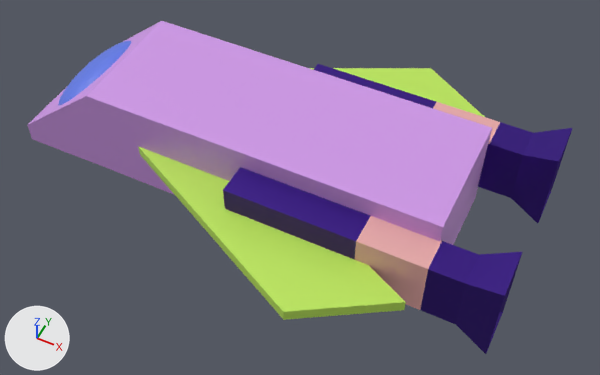
What one commit did to the FBX model src/assets/spaceship.fbx.
Both versions are drawn from a 50 mm lens placed at (5.5, -5.68, 6.54), pointed at (2.76, -0.18, -0.33). The lights are fixed; the arrows at lower left show +X, +Y and +Z. Where no turn or scale is listed for an object, it has been applied to the vertices.
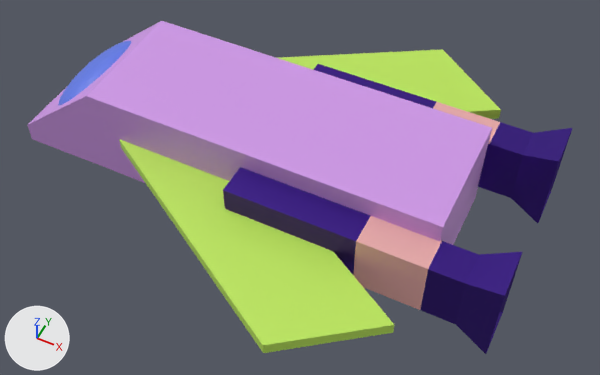
What changed in the scene script:
```text
Change ob_cube_002:
    ob_cube_002.scale: (1.0, 1.98, 0.067) -> (1.0, 2.38, 0.067)
```

Changed parts and their boxes [x1, y1, x2, y2] in the pictures (600 x 375 px):
'Cube.002', rescaled (10% wider, 21% taller): before [138, 68, 485, 320]; after [119, 49, 501, 353]
